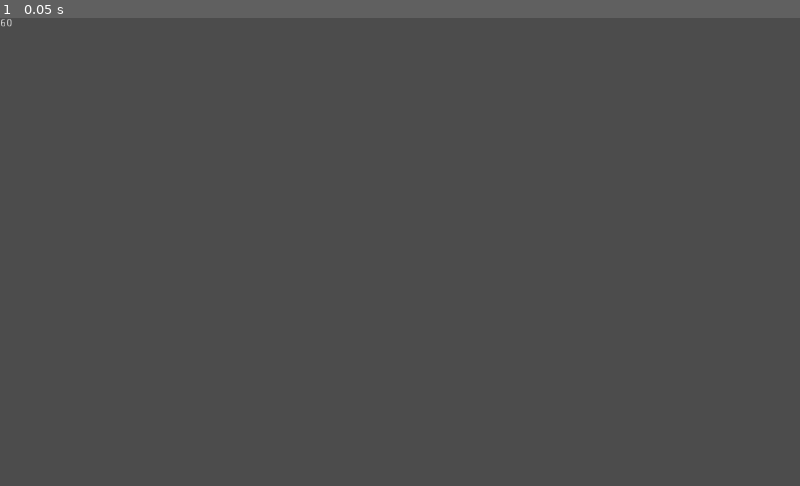
Above: before the commit, frame 1.
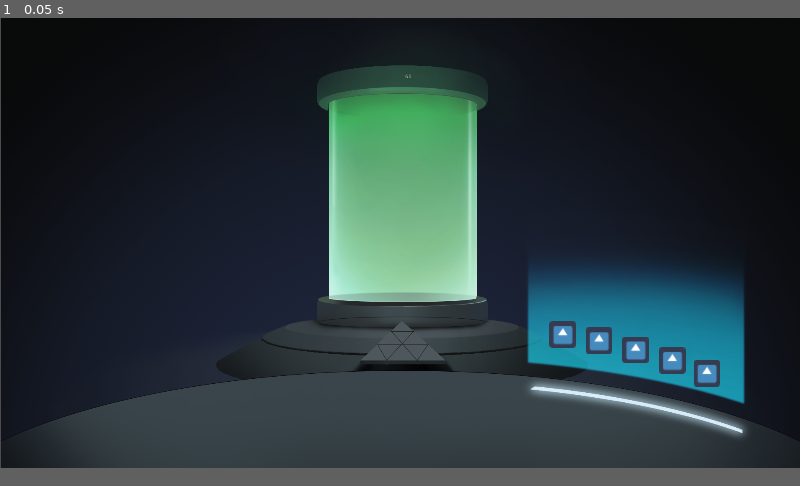
Above: after the commit, the same moment.

Repository: lucaspoffo/LD46
Game: Godot game, scene res://Main.tscn
Same seed, same stepped clock (60 frames per second), same inputs: the game is played once before the commit and once after it. The engine's default icon, where the game draws it, is replaced by a stand-in: a white triangle on a blue panel in a dark square.
Inputs:
- Up to frame 1 (0.05 s): no input
In our replay, the window is 800x468 before the commit and 800x450 after it. These sizes can differ from the game's own. Grey fills any space a smaller window leaves; there, only what the larger window draws over its background counts as a difference.

The runs differ from the first frame. In frame 1, 84% of the frame differs, in the area x 0-100%, y 0-97%.
Error after the commit: Parse Error: Variable "i" already defined in the scope (at line 15). (res://Interfaces/ButtonPuzzle.gd:18)

Commit message:
Add switch and lightsout puzzle

Diff:
--- a/Event.gd
+++ b/Event.gd
@@ -1,3 +1,5 @@
 extends Node
 
 signal timer_expired
+signal switch_puzzle_completed
+signal lightsout_puzzle_completed
--- a/Interfaces/ButtonPuzzle.gd
+++ b/Interfaces/ButtonPuzzle.gd
@@ -1,19 +1,72 @@
 extends Node2D
 
+var _switch_values: Dictionary = {}
+var _values := [0, 0]
+var _min_values := [0, 0]
+var _max_values := [0, 0]
+var _measure_len = 50
+var _desired_values = [0, 0]
 
-onready var _switchs = $Switchs.get_children()
-var _switch_state = {}
+onready var _measure_pos := [$Mesure1.position, $Mesure2.position]
+onready var _switchs: Array = $Switchs.get_children()
 
 func _ready():
+	randomize()
 	for i in range(_switchs.size()):
-		_switchs[i].modulate = Color.red
-		_switch_state[i] = false
+		_switchs[i].connect("toggled", self, "_update_state")
+		var switch_value = [0, 0]
+		for i in range(2):
+			var value = (randi() % 3 + 1)
+			if randi() % 2 == 0:
+				value *= -1
+			switch_value[i] = value
 
+		_switch_values[i] = switch_value
+		if _switch_values[i][0] < 0:
+			_min_values[0] += _switch_values[i][0]
+		if _switch_values[i][1] < 0:
+			_min_values[1] += _switch_values[i][1]
+		if _switch_values[i][0] > 0:
+			_max_values[0] += _switch_values[i][0]
+		if _switch_values[i][1] > 0:
+			_max_values[1] += _switch_values[i][1]
+		if randi() % 2 == 0:
+			_desired_values[0] += switch_value[0]
+			_desired_values[1] += switch_value[1]
 
-# Called every frame. 'delta' is the elapsed time since the previous frame.
-#func _process(delta):
-#	pass
+	# Treat case when no button was selected in solution
+	if _desired_values[0] == 0 && _desired_values[1] == 0:
+		var i = randi() % _switchs.size()
+		_desired_values[0] += _switch_values[i][0]
+		_desired_values[1] += _switch_values[i][1]
 
+func _update_state(_toggled):
+	_values = [0, 0]
+	for i in range(_switchs.size()):
+		if _switchs[i].pressed:
+			_values[0] += _switch_values[i][0]
+			_values[1] += _switch_values[i][1]
+	update()
+	if _values[0] == _desired_values[0] && _values[1] == _desired_values[1]:
+		Event.emit_signal("switch_puzzle_completed")
+		print("completed switch puzzle")
 
-func _on_Button_pressed():
-	print("teste")
+func _draw():
+	draw_measure(0)
+	draw_measure(1)
+
+func draw_measure(i):
+	var start_arc = -PI * .9
+	var end_arc =  -PI * .1
+	var arc_angle = PI * .8
+	var phi = float(_values[i] - _min_values[i]) / (_max_values[i] - _min_values[i])
+	var to = Vector2(_measure_len, 0).rotated(start_arc + arc_angle * phi)
+
+	draw_line(_measure_pos[i], _measure_pos[i] + to, Color.red, 3)
+	draw_arc(_measure_pos[i], _measure_len, start_arc, end_arc, 24, Color.white, 3)
+
+	var desired_phi = float(_desired_values[i] - _min_values[i]) / (_max_values[i] - _min_values[i])
+
+	var desired_start_arc = start_arc + arc_angle * desired_phi - PI/24
+	var desired_end_arc = start_arc + arc_angle * desired_phi + PI/24
+	draw_arc(_measure_pos[i], _measure_len, desired_start_arc, desired_end_arc, 24, Color.red, 3)
--- a/Interfaces/ButtonPuzzle.tscn
+++ b/Interfaces/ButtonPuzzle.tscn
@@ -1,39 +1,76 @@
-[gd_scene load_steps=3 format=2]
+[gd_scene load_steps=4 format=2]
 
 [ext_resource path="res://icon.png" type="Texture" id=1]
 [ext_resource path="res://Interfaces/ButtonPuzzle.gd" type="Script" id=2]
+[ext_resource path="res://icon_red.png" type="Texture" id=3]
 
 [node name="ButtonPuzzle" type="Node2D"]
 script = ExtResource( 2 )
 
 [node name="Switchs" type="Node2D" parent="."]
 
-[node name="Switch" type="Sprite" parent="Switchs"]
-position = Vector2( -9.04401, 95.871 )
-texture = ExtResource( 1 )
-
-[node name="TextureButton" type="TextureButton" parent="Switchs/Switch"]
-margin_left = -14.3697
-margin_top = 49.6952
-margin_right = 25.6303
-margin_bottom = 89.6952
+[node name="Switch" type="TextureButton" parent="Switchs"]
+margin_left = 38.8039
+margin_top = 107.527
+margin_right = 102.804
+margin_bottom = 171.527
 toggle_mode = true
 texture_normal = ExtResource( 1 )
-texture_pressed = ExtResource( 1 )
+texture_pressed = ExtResource( 3 )
 __meta__ = {
 "_edit_use_anchors_": false
 }
 
-[node name="Switch2" type="Sprite" parent="Switchs"]
-position = Vector2( 81.3964, 94.9624 )
-texture = ExtResource( 1 )
+[node name="Switch2" type="TextureButton" parent="Switchs"]
+margin_left = 125.965
+margin_top = 123.392
+margin_right = 189.965
+margin_bottom = 187.392
+toggle_mode = true
+texture_normal = ExtResource( 1 )
+texture_pressed = ExtResource( 3 )
+__meta__ = {
+"_edit_use_anchors_": false
+}
 
-[node name="Switch3" type="Sprite" parent="Switchs"]
-position = Vector2( 174.852, 94.9624 )
-texture = ExtResource( 1 )
+[node name="Switch3" type="TextureButton" parent="Switchs"]
+margin_left = 213.593
+margin_top = 145.006
+margin_right = 277.593
+margin_bottom = 209.006
+toggle_mode = true
+texture_normal = ExtResource( 1 )
+texture_pressed = ExtResource( 3 )
+__meta__ = {
+"_edit_use_anchors_": false
+}
 
-[node name="Switch4" type="Sprite" parent="Switchs"]
-position = Vector2( 265.292, 96.4698 )
-texture = ExtResource( 1 )
+[node name="Switch4" type="TextureButton" parent="Switchs"]
+margin_left = 301.679
+margin_top = 169.77
+margin_right = 365.679
+margin_bottom = 233.77
+toggle_mode = true
+texture_normal = ExtResource( 1 )
+texture_pressed = ExtResource( 3 )
+__meta__ = {
+"_edit_use_anchors_": false
+}
 
-[node name="Mesures" type="Node2D" parent="."]
+[node name="Switch5" type="TextureButton" parent="Switchs"]
+margin_left = 384.709
+margin_top = 201.357
+margin_right = 448.709
+margin_bottom = 265.357
+toggle_mode = true
+texture_normal = ExtResource( 1 )
+texture_pressed = ExtResource( 3 )
+__meta__ = {
+"_edit_use_anchors_": false
+}
+
+[node name="Mesure1" type="Node2D" parent="."]
+position = Vector2( 182.772, 68.6972 )
+
+[node name="Mesure2" type="Node2D" parent="."]
+position = Vector2( 375.629, 139.285 )
--- /dev/null
+++ b/Interfaces/LightsOut.gd
@@ -0,0 +1,43 @@
+extends Node2D
+
+var lights
+var neighbors = []
+var deep = 0
+func _ready():
+	randomize()
+	lights = get_children()
+	for i in range(3):
+		for j in range(3):
+			var n = []
+			var index = i * 3 + j
+			if i > 0:
+				n.append(lights[index - 3])
+			if i < 2:
+				n.append(lights[index + 3])
+			if j > 0:
+				n.append(lights[index - 1])
+			if j < 2:
+				n.append(lights[index + 1])
+			neighbors.append(n)
+			lights[index].connect("toggled", self, "_toogle_light", [index])
+	for i in range(randi() % 6 + 3):
+		var k = randi() % 9
+		lights[k].set_pressed(!lights[k].is_pressed())
+
+func _toogle_light(_toggle, i):
+	deep += 1
+	if deep == 1:
+		for n in neighbors[i]:
+			n.set_pressed(!n.is_pressed())
+		_check_win()
+	deep -= 1
+
+func _check_win():
+	var won = true
+	for light in lights:
+		if light.pressed:
+			won = false
+
+	if won:
+		Event.emit_signal("lightsout_puzzle_completed")
+		print("completed lights out puzzle")
--- /dev/null
+++ b/Interfaces/LightsOut.tscn
@@ -0,0 +1,123 @@
+[gd_scene load_steps=4 format=2]
+
+[ext_resource path="res://icon.png" type="Texture" id=1]
+[ext_resource path="res://Interfaces/LightsOut.gd" type="Script" id=2]
+[ext_resource path="res://icon_red.png" type="Texture" id=3]
+
+[node name="LightsOut" type="Node2D"]
+script = ExtResource( 2 )
+
+[node name="TextureButton" type="TextureButton" parent="."]
+margin_right = 40.0
+margin_bottom = 40.0
+toggle_mode = true
+pressed = true
+texture_normal = ExtResource( 1 )
+texture_pressed = ExtResource( 3 )
+__meta__ = {
+"_edit_use_anchors_": false
+}
+
+[node name="TextureButton2" type="TextureButton" parent="."]
+margin_left = 76.1809
+margin_top = -2.72075
+margin_right = 140.181
+margin_bottom = 61.2793
+toggle_mode = true
+pressed = true
+texture_normal = ExtResource( 1 )
+texture_pressed = ExtResource( 3 )
+__meta__ = {
+"_edit_use_anchors_": false
+}
+
+[node name="TextureButton3" type="TextureButton" parent="."]
+margin_left = 159.164
+margin_top = -1.36037
+margin_right = 223.164
+margin_bottom = 62.6396
+toggle_mode = true
+pressed = true
+texture_normal = ExtResource( 1 )
+texture_pressed = ExtResource( 3 )
+__meta__ = {
+"_edit_use_anchors_": false
+}
+
+[node name="TextureButton6" type="TextureButton" parent="."]
+margin_left = -6.10352e-05
+margin_top = 74.8206
+margin_right = 63.9999
+margin_bottom = 138.821
+toggle_mode = true
+pressed = true
+texture_normal = ExtResource( 1 )
+texture_pressed = ExtResource( 3 )
+__meta__ = {
+"_edit_use_anchors_": false
+}
+
+[node name="TextureButton5" type="TextureButton" parent="."]
+margin_left = 76.1809
+margin_top = 73.4602
+margin_right = 140.181
+margin_bottom = 137.46
+toggle_mode = true
+pressed = true
+texture_normal = ExtResource( 1 )
+texture_pressed = ExtResource( 3 )
+__meta__ = {
+"_edit_use_anchors_": false
+}
+
+[node name="TextureButton4" type="TextureButton" parent="."]
+margin_left = 161.884
+margin_top = 76.181
+margin_right = 225.884
+margin_bottom = 140.181
+toggle_mode = true
+pressed = true
+texture_normal = ExtResource( 1 )
+texture_pressed = ExtResource( 3 )
+__meta__ = {
+"_edit_use_anchors_": false
+}
+
+[node name="TextureButton7" type="TextureButton" parent="."]
+margin_left = 2.7207
+margin_top = 156.443
+margin_right = 66.7207
+margin_bottom = 220.443
+toggle_mode = true
+pressed = true
+texture_normal = ExtResource( 1 )
+texture_pressed = ExtResource( 3 )
+__meta__ = {
+"_edit_use_anchors_": false
+}
+
+[node name="TextureButton8" type="TextureButton" parent="."]
+margin_left = 78.9016
+margin_top = 159.164
+margin_right = 142.902
+margin_bottom = 223.164
+toggle_mode = true
+pressed = true
+texture_normal = ExtResource( 1 )
+texture_pressed = ExtResource( 3 )
+__meta__ = {
+"_edit_use_anchors_": false
+}
+
+[node name="TextureButton9" type="TextureButton" parent="."]
+margin_left = 161.884
+margin_top = 157.803
+margin_right = 225.884
+margin_bottom = 221.803
+toggle_mode = true
+pressed = true
+texture_normal = ExtResource( 1 )
+texture_pressed = ExtResource( 3 )
+__meta__ = {
+"_edit_use_anchors_": false
+}
--- a/Main.tscn
+++ b/Main.tscn
@@ -1,7 +1,25 @@
-[gd_scene load_steps=2 format=2]
+[gd_scene load_steps=5 format=2]
 
 [ext_resource path="res://Interfaces/Timer.tscn" type="PackedScene" id=1]
+[ext_resource path="res://Assets/BG_Temp.png" type="Texture" id=2]
+[ext_resource path="res://Assets/Holo_Temp.png" type="Texture" id=3]
+[ext_resource path="res://Interfaces/ButtonPuzzle.tscn" type="PackedScene" id=4]
 
 [node name="Main" type="Node2D"]
 
+[node name="Sprite" type="Sprite" parent="."]
+position = Vector2( 963.359, 540.753 )
+texture = ExtResource( 2 )
+
+[node name="Sprite2" type="Sprite" parent="."]
+position = Vector2( 968.988, 537.348 )
+texture = ExtResource( 3 )
+
 [node name="Control" parent="." instance=ExtResource( 1 )]
+margin_left = 972.203
+margin_top = 133.759
+margin_right = 988.203
+margin_bottom = 147.759
+
+[node name="ButtonPuzzle" parent="." instance=ExtResource( 4 )]
+position = Vector2( 1279.54, 619.439 )
--- a/project.godot
+++ b/project.godot
@@ -25,6 +25,8 @@
 
 [display]
 
+window/size/width=1920
+window/size/height=1080
 window/stretch/mode="2d"
 window/stretch/aspect="keep"
 
Binary file added: icon_red.png
Not shown, added: icon_red.png.import
